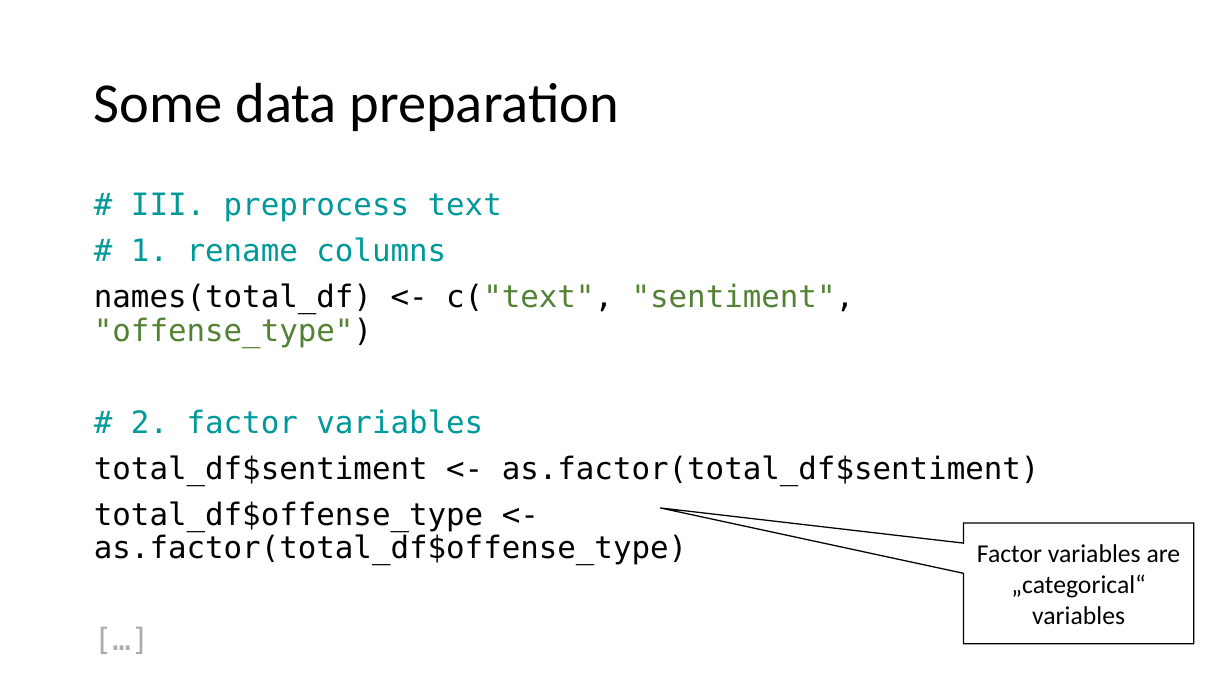
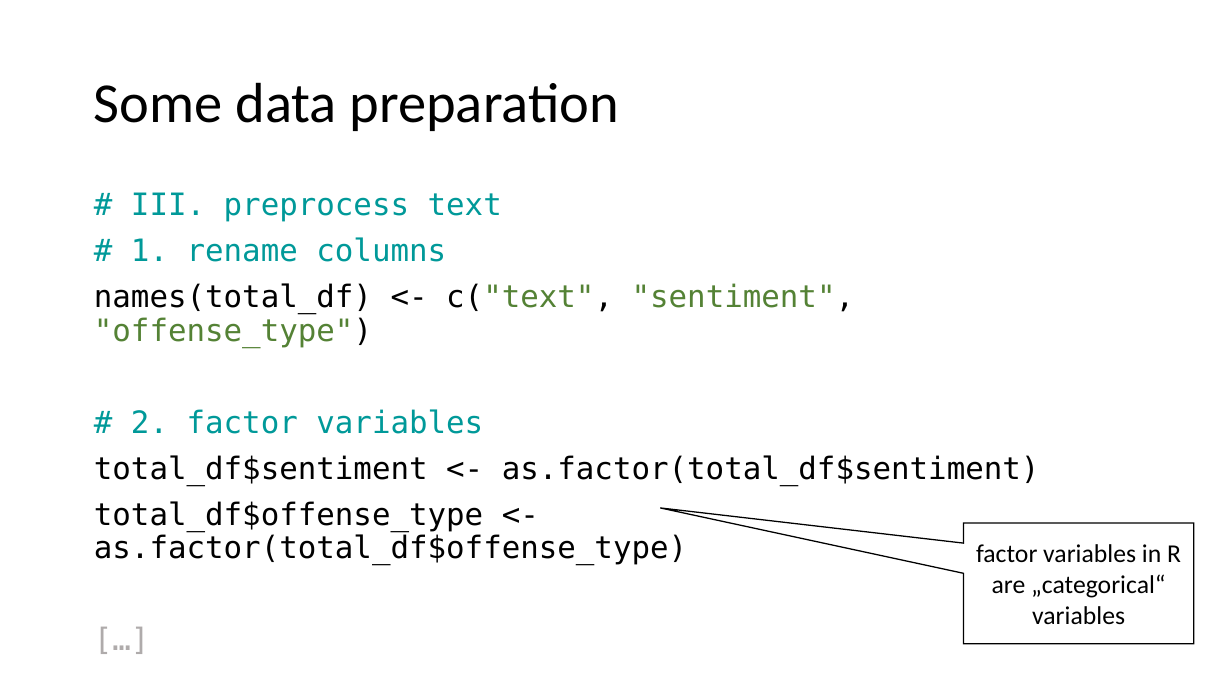
Before and after one commit to samuelstelzer/twitter_sentiment_analysis, a slide deck: slide 13 of handson_workshop.pptx. Drawn at 1232x693 pixels with LibreOffice and Linux fonts; fonts in the diff are those of the drawing. Boxes give left, top, right and bottom in pixels: in the first picture for what was removed or moved away, otherwise in the second. Text is boxed around its words. In the diff, an @@ line names an element or a change of style, - is before the commit and + after.

```diff
--- a/handson_workshop.pptx
+++ b/handson_workshop.pptx
@@ text in speech box at [976, 544, 1181, 624]: text changed @@
-Factor variables are „categorical“ variables
+factor variables in R are „categorical“ variables
```
Also in this commit, not shown: 8 other slides changed, 4 slides added, 1 slide removed, 11 other files.
